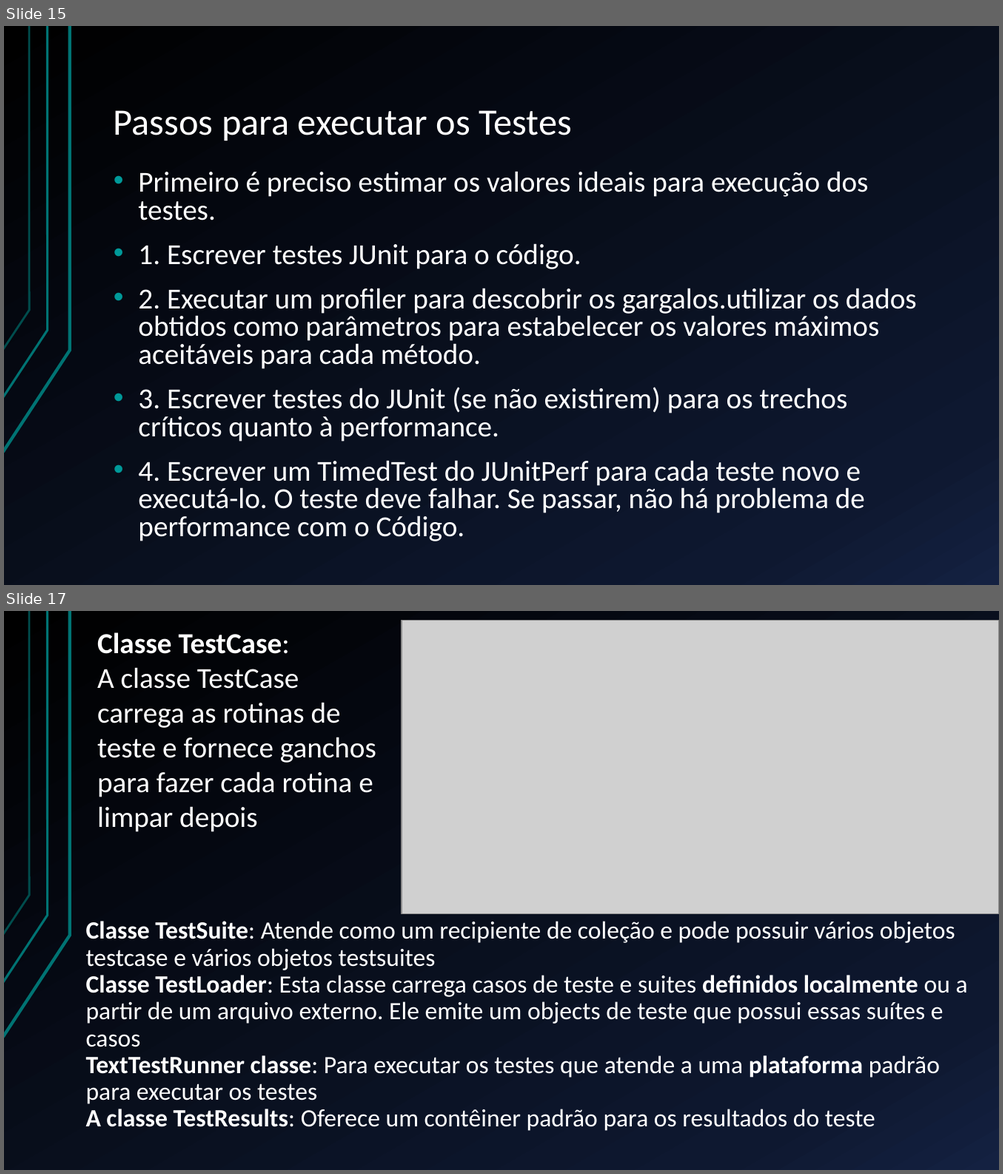
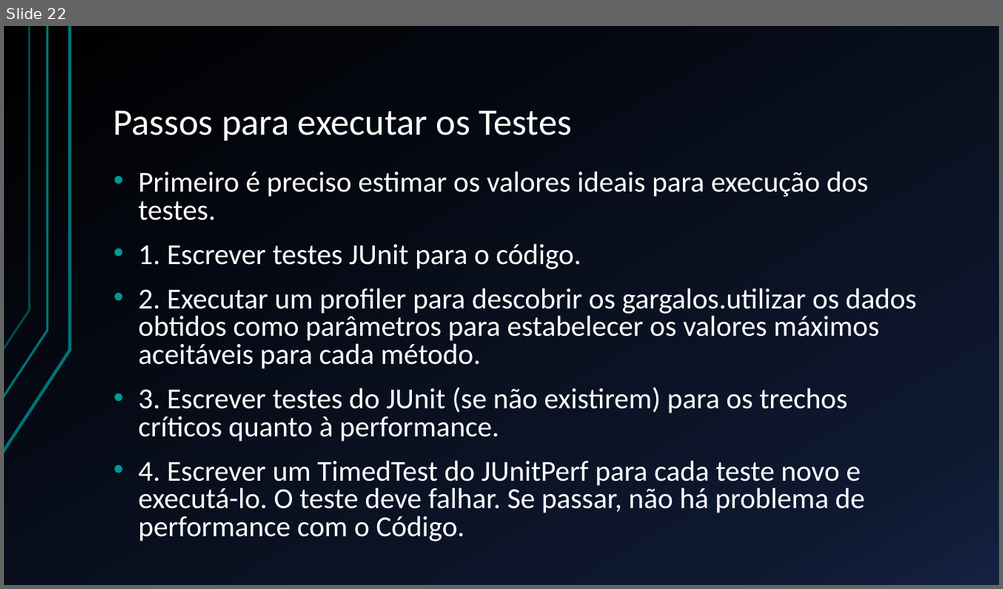
Before and after one commit to BrunoFelix/Restoran, a slide deck: Docs/Apresentação TSW.pptx. Shown one above the other, each under a label of ours: slides 15 and 17 before the commit, slide 22 after it; the slides between them are not shown. The pictures are 1003x1174 and 1003x589 pixels, drawn with LibreOffice and Linux fonts; fonts in the diff are those of the drawing; grey boxes stand for pictures. Boxes give left, top, right and bottom in pixels: in the first picture for what was removed or moved away, otherwise in the second. Text is boxed around its words. In the diff, an @@ line names an element or a change of style, - is before the commit and + after.

```diff
--- a/Docs/Apresentação TSW.pptx
+++ b/Docs/Apresentação TSW.pptx
@@ slide 17 removed at box(4, 611, 999, 1170), background gradient #000000 to #0F1931 to #142242; not listed: 3 template elements that a slide beside it also shows @@
@@ text removed at box(97, 632, 376, 832) @@
-Classe TestCase:
-A classe TestCase carrega as rotinas de teste e fornece ganchos para fazer cada rotina e limpar depois
@@ picture removed at box(401, 621, 999, 914) @@
@@ title removed at box(86, 921, 967, 1131) @@
-Classe TestSuite: Atende como um recipiente de coleção e pode possuir vários objetos testcase e vários objetos testsuites
-Classe TestLoader: Esta classe carrega casos de teste e suites definidos localmente ou a partir de um arquivo externo. Ele emite um objects de teste que possui essas suítes e casos
-TextTestRunner classe: Para executar os testes que atende a uma plataforma padrão para executar os testes
-A classe TestResults: Oferece um contêiner padrão para os resultados do teste
@@ what was slide 15 is now slide 22 @@
```
Also in this commit, not shown: 5 slides changed, 8 slides added, 3 other slides removed.
